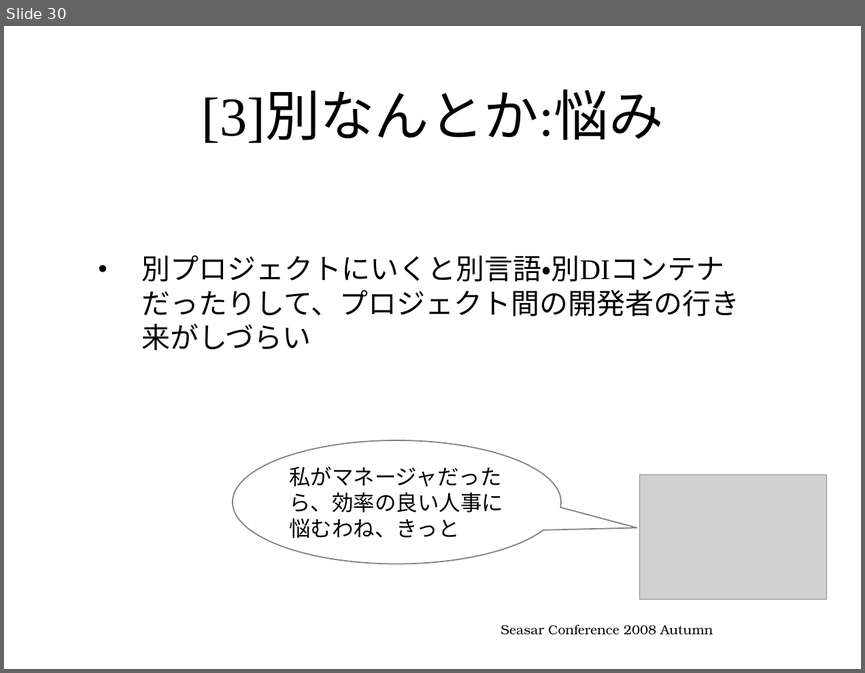
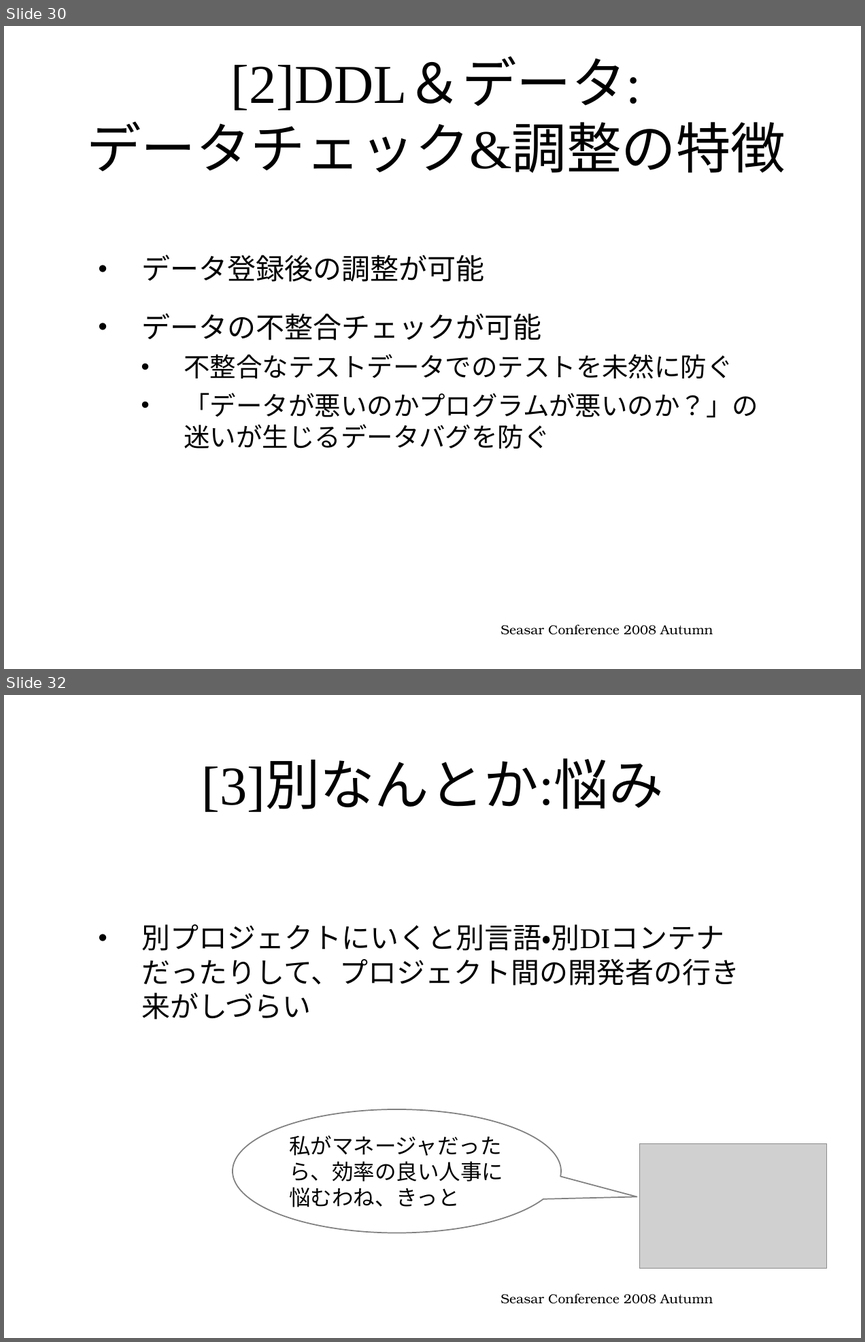
Before and after one commit to seasarorg/dbflute, a slide deck: dbflute/etc/doc/ref/session/resource/GenbaSolution2-sc2008autumn-dbflute.pptx. Shown one above the other, each under a label of ours: slide 30 before the commit, slides 30 and 32 after it; the slides between them are not shown. The pictures are 865x673 and 865x1342 pixels, drawn with LibreOffice and Linux fonts; fonts in the diff are those of the drawing; grey boxes stand for pictures; background and template pictures are left out. Boxes give left, top, right and bottom in pixels: in the first picture for what was removed or moved away, otherwise in the second. Text is boxed around its words. In the diff, an @@ line names an element or a change of style, - is before the commit and + after.

Commit message:
Making conference document.

```diff
--- a/dbflute/etc/doc/ref/session/resource/GenbaSolution2-sc2008autumn-dbflute.pptx
+++ b/dbflute/etc/doc/ref/session/resource/GenbaSolution2-sc2008autumn-dbflute.pptx
@@ slide 30 added at bbox=[4, 26, 861, 669], background picture (left out) @@
@@ title added at bbox=[86, 59, 785, 173], 46 pt, text #000000 @@
+[2]DDL＆データ:
+データチェック&調整の特徴
@@ text added at bbox=[141, 254, 758, 448], 22 pt, text #000000 @@
+• データ登録後の調整が可能
+• データの不整合チェックが可能
+  • 不整合なテストデータでのテストを未然に防ぐ
+  • 「データが悪いのかプログラムが悪いのか？」の迷いが生じるデータバグを防ぐ
@@ text added at bbox=[500, 624, 713, 635], 11 pt, text #000000 @@
+Seasar Conference 2008 Autumn
@@ what was slide 30 is now slide 32 @@
```
Also in this commit, not shown: 3 slides changed, 1 other slide added.
